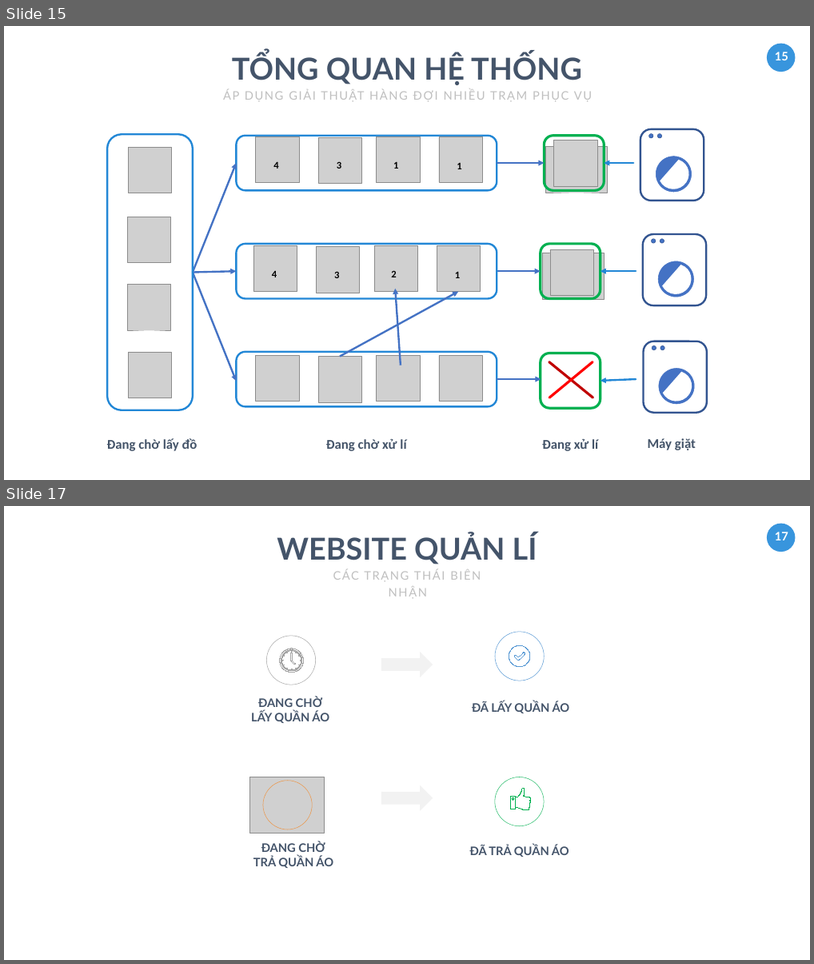
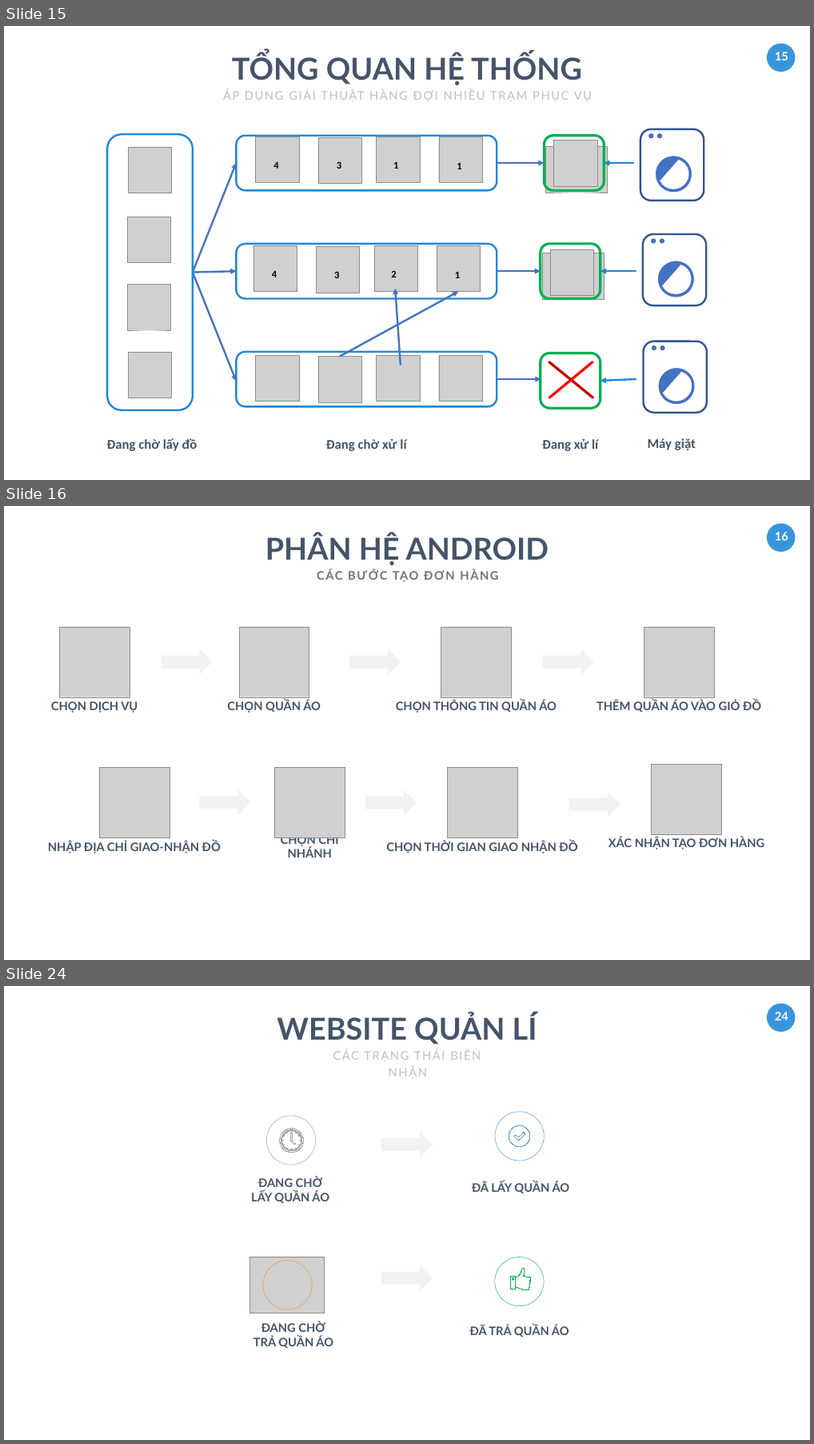
Before and after one commit to tranhoanghuan/Lu-n-v-n, a slide deck: baoCao/ppt_baocao/FREE Business Powerpoint Template.pptx. Shown one above the other, each under a label of ours: slides 15 and 17 before the commit, slides 15, 16 and 24 after it; the slides between them are not shown. The pictures are 814x964 and 814x1444 pixels, drawn with LibreOffice and Linux fonts; fonts in the diff are those of the drawing; grey boxes stand for pictures. Boxes give left, top, right and bottom in pixels: in the first picture for what was removed or moved away, otherwise in the second. Text is boxed around its words. In the diff, an @@ line names an element or a change of style, - is before the commit and + after.

Commit message:
App section android

```diff
--- a/baoCao/ppt_baocao/FREE Business Powerpoint Template.pptx
+++ b/baoCao/ppt_baocao/FREE Business Powerpoint Template.pptx
@@ slide 16 added at (4, 506, 810, 960), background #FFFFFF; not listed: 2 template elements that a slide beside it also shows @@
@@ text added at (266, 533, 549, 565), 72 pt, text #44546A, bold @@
+PHÂN HỆ ANDROID
@@ text added at (393, 571, 419, 582), 28 pt, text #767171, bold @@
+CÁC BƯỚC TẠO ĐƠN HÀNG
@@ group added at (48, 627, 765, 857): 8 texts, 8 pictures, 6 right arrows @@
+CHỌN DỊCH VỤ
+CHỌN QUẦN ÁO
+CHỌN THÔNG TIN QUẦN ÁO
+THÊM QUẦN ÁO VÀO GIỎ ĐỒ
+NHẬP ĐỊA CHỈ GIAO-NHẬN ĐỒ
+CHỌN CHI NHÁNH
+CHỌN THỜI GIAN GIAO NHẬN ĐỒ
+XÁC NHẬN TẠO ĐƠN HÀNG
@@ what was slide 17 is now slide 24 @@
@@ page number at (775, 1012, 789, 1020): text changed @@
-17
+24
```
Also in this commit, not shown: 3 slides changed, 6 other slides added, 1 other file.
